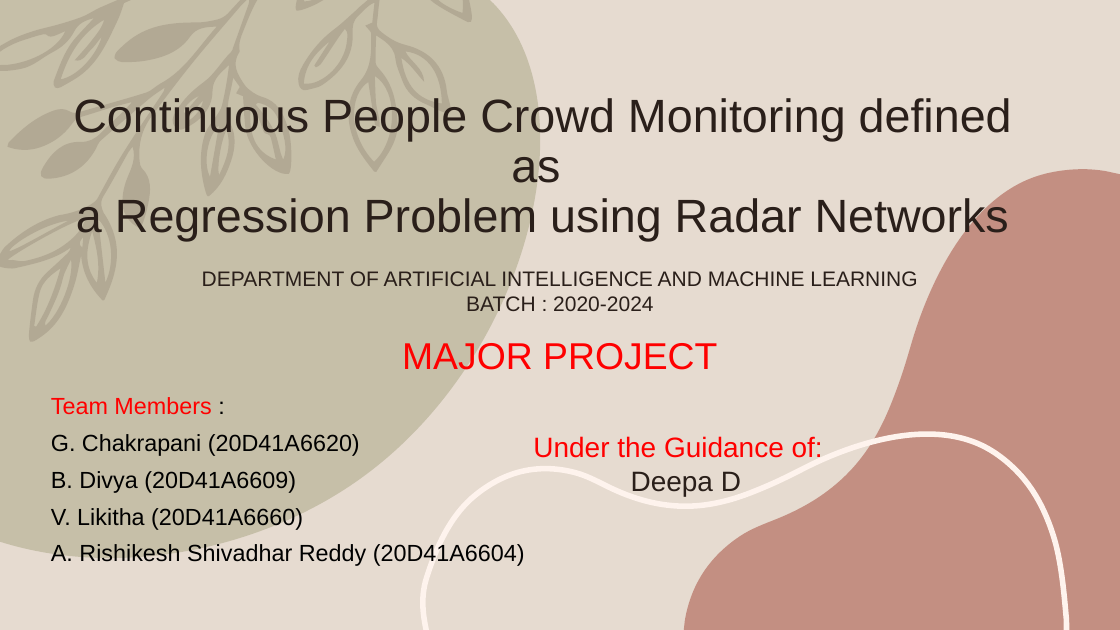
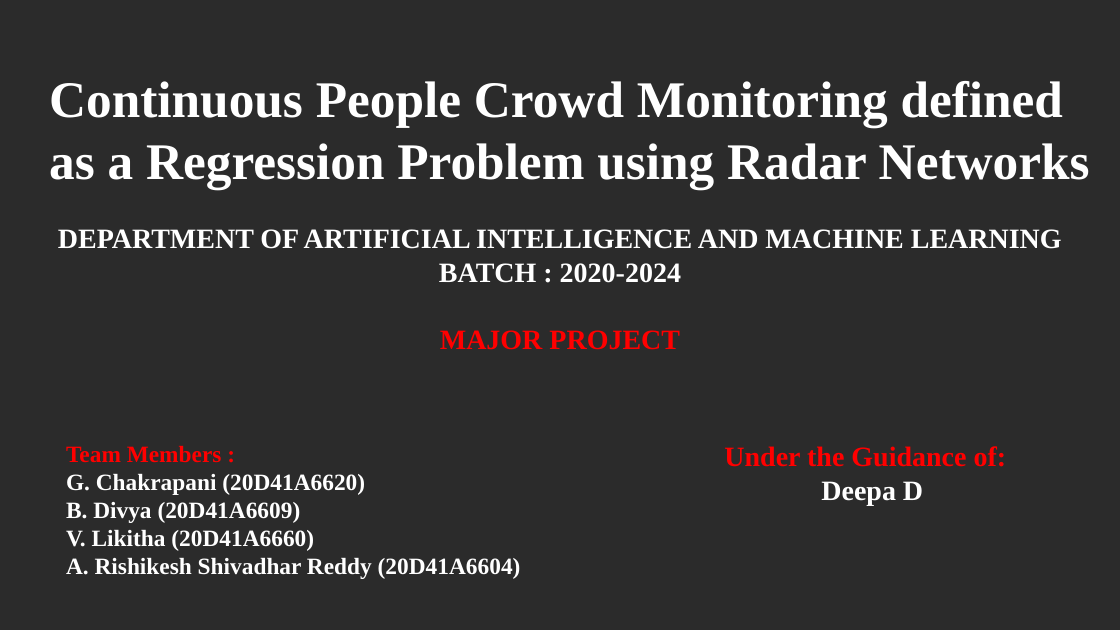
Before and after one commit to Chakrapani2122/Major-Project, a slide deck: slide 1 of Major Project.pptx. Drawn at 1120x630 pixels with LibreOffice and Linux fonts; fonts in the diff are those of the drawing; background and template pictures are left out; a plain dark background stands for a picture behind light text. Boxes give left, top, right and bottom in pixels: in the first picture for what was removed or moved away, otherwise in the second. Text is boxed around its words. In the diff, an @@ line names an element or a change of style, - is before the commit and + after.

```diff
--- a/Major Project.pptx
+++ b/Major Project.pptx
@@ background #E6DBD0 to picture (left out) @@
@@ freeform shape removed at [0, 0, 540, 558] @@
@@ freeform shape removed at [0, 0, 472, 342] @@
@@ text "Continuous People Crowd Monitoring defined ...": place and size @@
-text "Continuous People Crowd Monitoring defined ..." at [73, 98, 1012, 242]
+text "Continuous People Crowd Monitoring defined ..." at [49, 81, 1090, 190]
@@ text "Continuous People Crowd Monitoring defined ..." at [49, 81, 1090, 190]: size 40 to 44 pt, font Arial to Times New Roman, text colour #2A1F1A to #FFFFFF, bold on; alignment centre to left; line spacing 0.9 to 1; vertical alignment bottom to top @@
@@ freeform shape removed at [684, 169, 1120, 630] @@
@@ text "DEPARTMENT OF ARTIFICIAL INTELLIGENCE AND ...": place and size @@
-text "DEPARTMENT OF ARTIFICIAL INTELLIGENCE AND ..." at [202, 271, 917, 370]
+text "DEPARTMENT OF ARTIFICIAL INTELLIGENCE AND ..." at [58, 229, 1062, 350]
@@ text "DEPARTMENT OF ARTIFICIAL INTELLIGENCE AND ..." at [58, 229, 1062, 350]: size 18 to 24 pt, text colour #2A1F1A to #FFFFFF in "DEPARTMENT OF ARTIFICIAL INTELLIGENCE AND MACHINE LEARNING", "BATCH : 2020-2024"; font Arial to Times New Roman, bold on; size 32 to 24 pt in "MAJOR PROJECT" @@
@@ text "Team Members :": place and size @@
-text "Team Members :" at [51, 397, 525, 566]
+text "Team Members :" at [66, 446, 521, 579]
@@ text "Team Members :" at [66, 446, 521, 579]: font Arial to Times New Roman, bold on; text colour #000000 to #FF0000 in ":"; text colour #000000 to #FFFFFF in "G. Chakrapani (20D41A6620)", "B. Divya (20D41A6609)", "V. Likitha (20D41A6660)", "A. Rishikesh Shivadhar Reddy (20D41A6604)"; line spacing 0.9 to 1; less space between paragraphs @@
@@ freeform shape removed at [423, 434, 1067, 630] @@
@@ text "Under the Guidance of:": place and size @@
-text "Under the Guidance of:" at [533, 436, 823, 496]
+text "Under the Guidance of:" at [724, 446, 1007, 505]
@@ text "Under the Guidance of:" at [724, 446, 1007, 505]: font Arial to Times New Roman, bold on; text colour #2A1F1A to #FFFFFF in "Deepa D" @@
```
Also in this commit, not shown: 1 other slide changed, 9 slides added, 6 slides removed, 6 other files.
